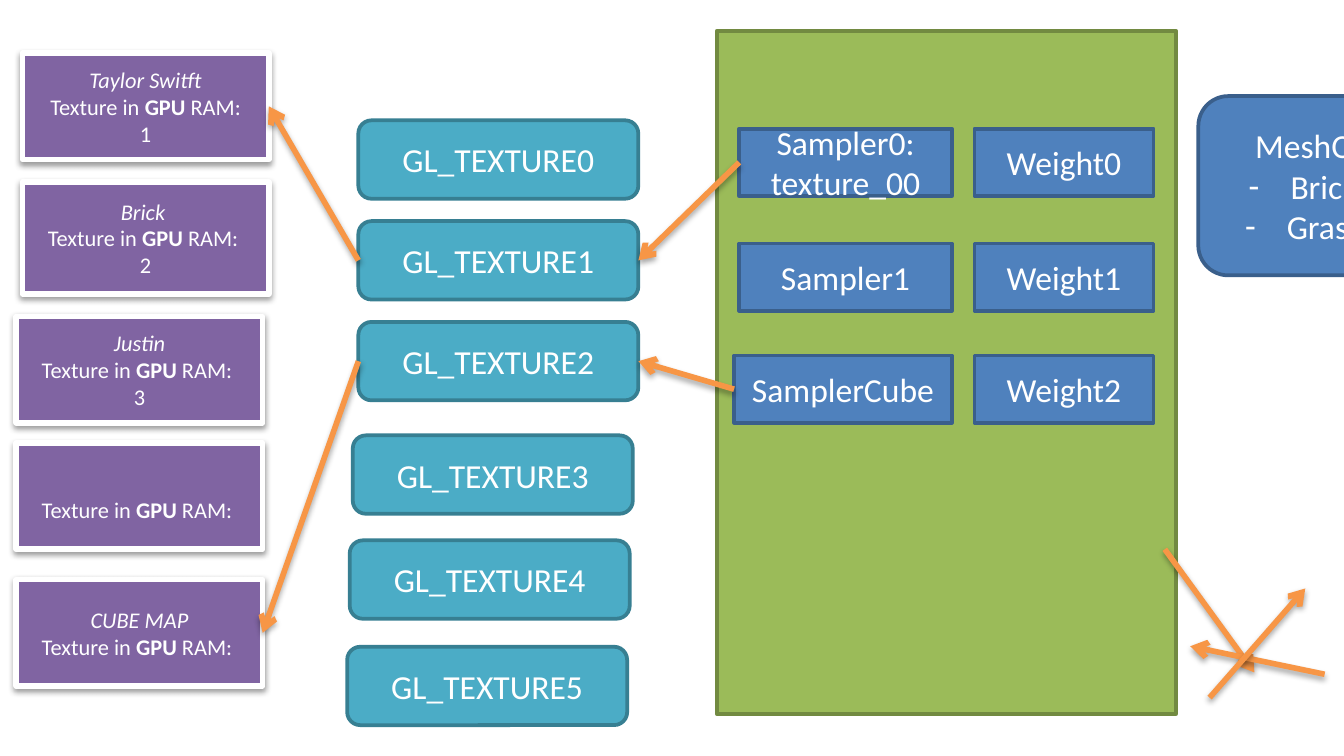
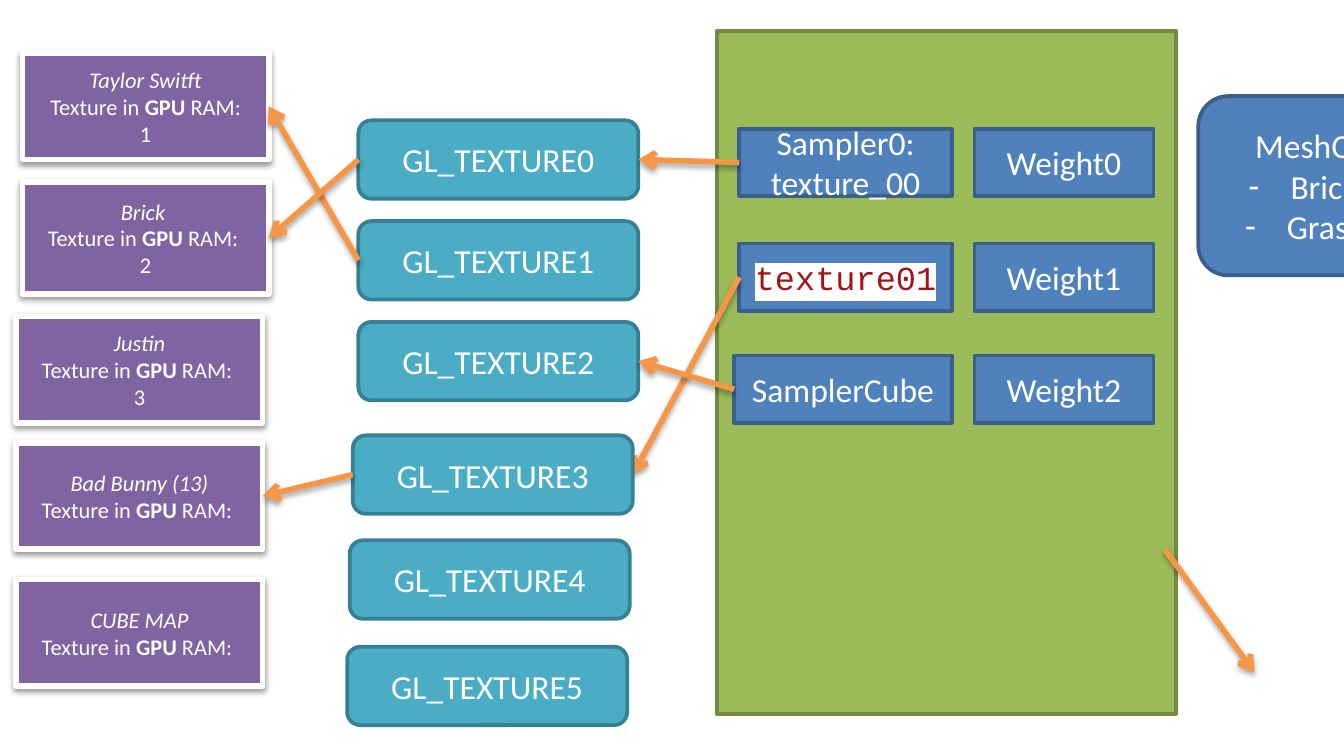
Before and after one commit to FeeneyCodes/GDP202425, a slide deck: slide 15 of 6028_Graph_1/D2D/W08-texturing/Texture mapping maddness_Key_Ending_Slide.pptx. Drawn at 1344x756 pixels with LibreOffice and Linux fonts; fonts in the diff are those of the drawing. Boxes give left, top, right and bottom in pixels: in the first picture for what was removed or moved away, otherwise in the second. Text is boxed around its words. In the diff, an @@ line names an element or a change of style, - is before the commit and + after.

Commit message:
Showing a single texture (for now)

```diff
--- a/6028_Graph_1/D2D/W08-texturing/Texture mapping maddness_Key_Ending_Slide.pptx
+++ b/6028_Graph_1/D2D/W08-texturing/Texture mapping maddness_Key_Ending_Slide.pptx
@@ arrow moved from (1325, 675) - (1191, 646) to (359, 160) - (269, 238) @@
@@ arrow moved from (739, 163) - (638, 261) to (739, 163) - (638, 160) @@
@@ text in rectangle at [755,267,936,291]: text changed; font Calibri to Courier New; text colour #FFFFFF to #A31515 @@
-Sampler1
+texture01
@@ arrow moved from (1210, 698) - (1305, 589) to (739, 277) - (633, 474) @@
@@ text in rectangle at [71,475,208,495]: paragraph added @@
+Bad Bunny (13)
@@ arrow moved from (359, 362) - (262, 633) to (352, 474) - (262, 496) @@
```
Also in this commit, not shown: 2 other slides changed, 42 other files.
